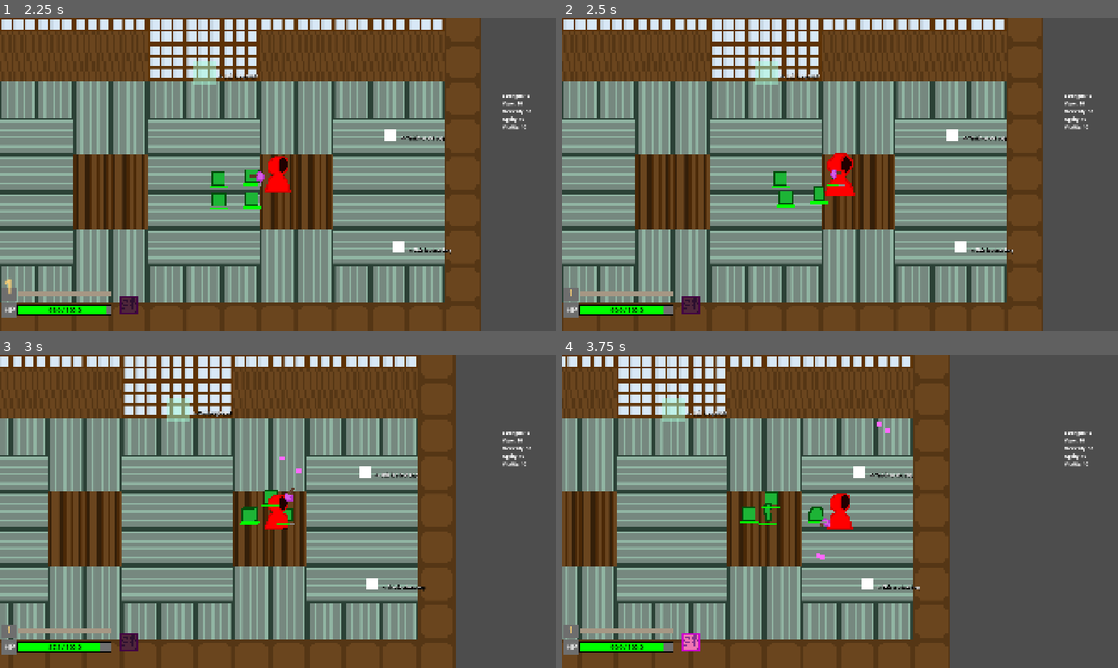
Above: before the commit, frames 1-4 (two rows, left to right).
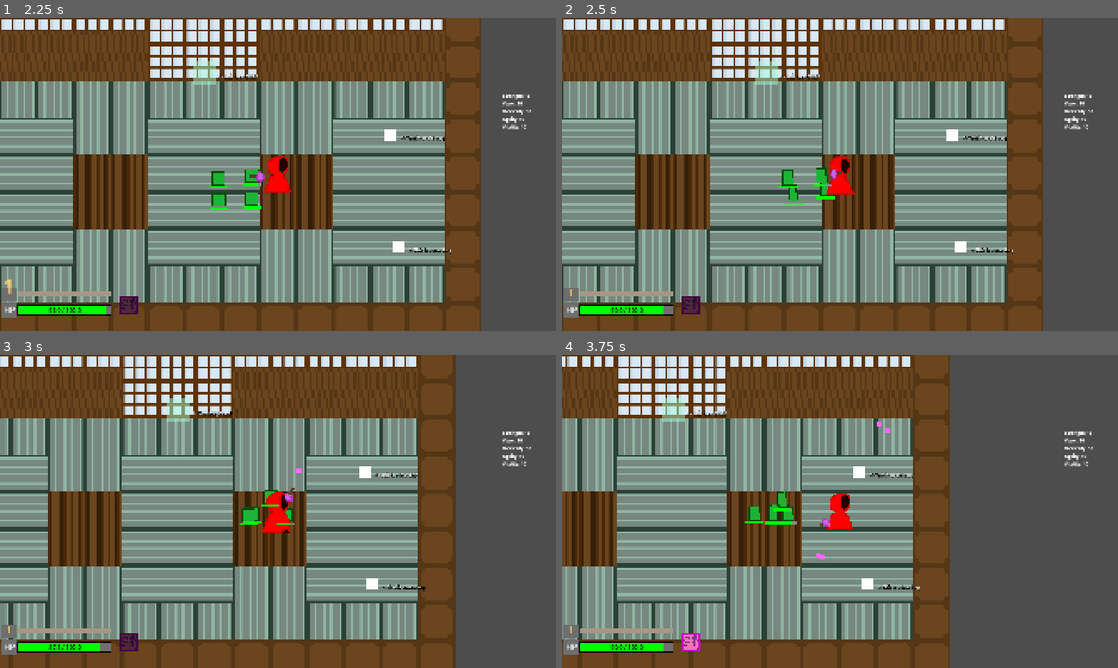
Above: after the commit, the same moments.

Repository: viggogoeth/NotMG
Game: Godot game, scene res://menus/main_menu.tscn
The game is run twice, just before and just after one commit, with the same random seed, the same clock (stepped at 60 frames per second) and the same inputs.
Inputs (mouse positions are in pixels of both pictures, inside the frame that each line leads up to):
- Up to frame 1 (2.25 s): click "New Game" at 0.5 s; tap Enter at 1.25 s; move the mouse to (400, 158) at 1.27 s; hold D (move_right) 1.28-2 s; tap Space (dodge) at 1.35 s; click (400, 158) at 1.42 s; drag from (166, 190) to (278, 174) at 2.02 s
- Up to frame 2 (2.5 s): no input
- Up to frame 3 (3 s): move the mouse to (333, 442) at 2.77 s; press the mouse at (333, 442) at 2.78 s; hold D (move_right) from 2.78 s (still down)
- Up to frame 4 (3.75 s): release D (move_right) at 3.5 s; release the mouse at (895, 442) at 3.5 s; drag from (812, 574) to (767, 495) at 3.52 s

Frame 1 is identical in both runs. In frame 2, 0.9% of the frame differs, in the area x 37-53%, y 43-61%; in frame 3, 0.2%; in frame 4, 0.7%.

Commit message:
attempting to use components for enemies

Diff:
--- /dev/null
+++ b/entities/characters/components/hitbox_component.gd
@@ -0,0 +1,7 @@
+extends Area2D
+
+@export var contact_damage: float
+
+func _on_body_entered(body: Node2D) -> void:
+	if body.has_method("take_damage"):
+		body.take_damage(contact_damage)
--- /dev/null
+++ b/entities/characters/components/hitbox_component.tscn
@@ -0,0 +1,11 @@
+[gd_scene format=3 uid="uid://c02efoks2xrqt"]
+
+[ext_resource type="Script" uid="uid://ce7hmycwsebvb" path="res://entities/characters/components/hitbox_component.gd" id="1_1r32l"]
+
+[node name="HitboxComponent" type="Area2D" unique_id=1058904513]
+collision_layer = 0
+script = ExtResource("1_1r32l")
+
+[node name="CollisionShape2D" type="CollisionShape2D" parent="." unique_id=103943116]
+
+[connection signal="body_entered" from="." to="." method="_on_body_entered"]
--- /dev/null
+++ b/entities/characters/components/jump_movement_component.gd
@@ -0,0 +1,49 @@
+extends Node
+
+var movement_cooldown: float = 0.65
+var movement_duration: float = 0.5
+var should_update_movement: bool = false
+var moving: bool = false
+
+var RNG = RandomNumberGenerator.new()
+
+var host_enemy: CharacterBody2D
+
+func _ready() -> void:
+	$MoveCooldown.wait_time = movement_cooldown
+	$MoveDuration.wait_time = movement_duration
+	$MoveCooldown.start()
+
+func set_host(host: CharacterBody2D) -> void:
+	host_enemy = host
+
+func move() -> void:
+	if should_update_movement and not moving:
+		should_update_movement = false
+		moving = true
+
+		var random_move_delay_offset = RNG.randf_range(-0.1, 0.1)
+		$MoveCooldown.wait_time = movement_cooldown + random_move_delay_offset
+
+		if host_enemy.target_player != null:
+			var direction = host_enemy.global_position.direction_to(host_enemy.target_player.global_position)
+			host_enemy.velocity = direction * host_enemy.speed
+		else: # idle movement
+			var dir_x = RNG.randf_range(-0.5, 0.5)
+			var dir_y = RNG.randf_range(-0.5, 0.5)
+			var direction = Vector2(dir_x, dir_y)
+			host_enemy.velocity = direction * host_enemy.speed
+
+	if moving:
+		host_enemy.move_and_slide()
+
+
+func _on_move_cooldown_timeout() -> void:
+	should_update_movement = true
+	host_enemy.move_start()
+	$MoveDuration.start()
+
+func _on_move_duration_timeout() -> void:
+	moving = false
+	host_enemy.move_stop()
+	$MoveCooldown.start()
--- /dev/null
+++ b/entities/characters/components/jump_movement_component.tscn
@@ -0,0 +1,17 @@
+[gd_scene format=3 uid="uid://bt860mh3ihxku"]
+
+[ext_resource type="Script" uid="uid://bt33x21m47k2m" path="res://entities/characters/components/jump_movement_component.gd" id="1_jsnxk"]
+
+[node name="JumpMovementComponent" type="Node" unique_id=473034222]
+script = ExtResource("1_jsnxk")
+
+[node name="MoveCooldown" type="Timer" parent="." unique_id=314661713]
+wait_time = 0.2
+one_shot = true
+
+[node name="MoveDuration" type="Timer" parent="." unique_id=1363660806]
+wait_time = 0.2
+one_shot = true
+
+[connection signal="timeout" from="MoveCooldown" to="." method="_on_move_cooldown_timeout"]
+[connection signal="timeout" from="MoveDuration" to="." method="_on_move_duration_timeout"]
--- /dev/null
+++ b/entities/characters/components/vision_box_component.tscn
@@ -0,0 +1,6 @@
+[gd_scene format=3 uid="uid://bfdqgkscuo4jc"]
+
+[node name="VisionBoxComponent" type="Area2D" unique_id=1268107380]
+collision_layer = 0
+
+[node name="CollisionShape2D" type="CollisionShape2D" parent="." unique_id=1494884005]
--- a/entities/characters/enemies/enemy.gd
+++ b/entities/characters/enemies/enemy.gd
@@ -8,10 +8,6 @@
 @export var speed = 400.0
 @export var health: float = 100.0
 
-var movement_cooldown: float = 0.65
-var movement_duration: float = 0.5
-var should_update_movement: bool = false
-var moving: bool = false
 var dead: bool = false
 
 var RNG = RandomNumberGenerator.new()
@@ -26,32 +22,13 @@
 const LOOT_BAG_SCENE = preload("res://entities/loot_bag.tscn")
 
 func _ready() -> void:
+	$JumpMovementComponent.set_host(self)
 	$AnimatedSprite2D.play()
-	$MoveCooldown.wait_time = movement_cooldown
-	$MoveDuration.wait_time = movement_duration
-	$MoveCooldown.start()
 	$HealthComponent.set_health(health, health)
 	$AnimatedSprite2D.self_modulate = color
 
 func _physics_process(delta: float) -> void:
-	if should_update_movement and not moving:
-		should_update_movement = false
-		moving = true
-
-		var random_move_delay_offset = RNG.randf_range(-0.1, 0.1)
-		$MoveCooldown.wait_time = movement_cooldown + random_move_delay_offset
-
-		if target_player != null:
-			var direction = global_position.direction_to(target_player.global_position)
-			velocity = direction * speed
-		else: # idle movement
-			var dir_x = RNG.randf_range(-0.5, 0.5)
-			var dir_y = RNG.randf_range(-0.5, 0.5)
-			var direction = Vector2(dir_x, dir_y)
-			velocity = direction * speed
-
-	if moving:
-		move_and_slide()
+	$JumpMovementComponent.move()
 
 	if velocity.x < 0:
 		$AnimatedSprite2D.flip_h = true
@@ -83,17 +60,6 @@
 		body.take_damage(contact_damage)
 
 
-func _on_move_cooldown_timeout() -> void:
-	should_update_movement = true
-	$AnimatedSprite2D.animation = "move"
-	$MoveDuration.start()
-
-func _on_move_duration_timeout() -> void:
-	moving = false
-	$AnimatedSprite2D.animation = "idle"
-	$MoveCooldown.start()
-
-
 func _on_vision_body_entered(body: Node2D) -> void:
 	target_player = body
 	exp_range_player = body # TODO: give this a different hitbox
@@ -102,3 +68,9 @@
 func _on_vision_body_exited(body: Node2D) -> void:
 	target_player = null
 	exp_range_player = null
+
+func move_start() -> void:
+	$AnimatedSprite2D.animation = "move"
+
+func move_stop() -> void:
+	$AnimatedSprite2D.animation = "idle"
--- a/entities/characters/enemies/enemy.tscn
+++ b/entities/characters/enemies/enemy.tscn
@@ -3,6 +3,7 @@
 [ext_resource type="Script" uid="uid://cm6fvr1ixmh6a" path="res://entities/characters/enemies/enemy.gd" id="1_w0cf2"]
 [ext_resource type="Texture2D" uid="uid://cj4mba2pvi75" path="res://sprites/slime_move.png" id="2_k6q6l"]
 [ext_resource type="PackedScene" uid="uid://qxwiaux0yv7h" path="res://entities/characters/components/health_component.tscn" id="2_wv5ky"]
+[ext_resource type="PackedScene" uid="uid://bt860mh3ihxku" path="res://entities/characters/components/jump_movement_component.tscn" id="4_5tkof"]
 
 [sub_resource type="AtlasTexture" id="AtlasTexture_k6q6l"]
 atlas = ExtResource("2_k6q6l")
@@ -121,14 +122,6 @@
 position = Vector2(0, 8)
 shape = SubResource("RectangleShape2D_i0y61")
 
-[node name="MoveCooldown" type="Timer" parent="." unique_id=848070374]
-wait_time = 0.2
-one_shot = true
-
-[node name="MoveDuration" type="Timer" parent="." unique_id=1374979452]
-wait_time = 0.2
-one_shot = true
-
 [node name="HealthComponent" parent="." unique_id=334772244 instance=ExtResource("2_wv5ky")]
 position = Vector2(0, 34)
 
@@ -146,8 +139,8 @@
 [node name="CollisionShape2D" type="CollisionShape2D" parent="Vision" unique_id=25452412]
 shape = SubResource("CircleShape2D_uuco2")
 
-[connection signal="timeout" from="MoveCooldown" to="." method="_on_move_cooldown_timeout"]
-[connection signal="timeout" from="MoveDuration" to="." method="_on_move_duration_timeout"]
+[node name="JumpMovementComponent" parent="." unique_id=473034222 instance=ExtResource("4_5tkof")]
+
 [connection signal="body_entered" from="HitBox" to="." method="_on_hit_box_body_entered"]
 [connection signal="body_entered" from="Vision" to="." method="_on_vision_body_entered"]
 [connection signal="body_exited" from="Vision" to="." method="_on_vision_body_exited"]
Not shown, added: entities/characters/components/hitbox_component.gd.uid
Not shown, added: entities/characters/components/jump_movement_component.gd.uid
